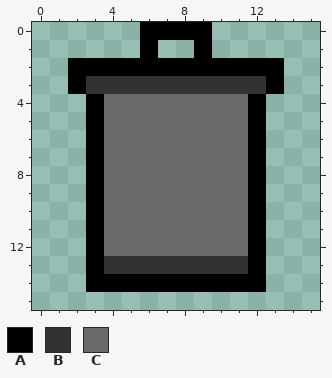
Pixel-art file, stored at Assets/Art/Sprites/environment/trash_can_01.aseprite. The first picture shows the starting point.
16x16 pixels, 1 frame.
Palette (. is transparent): A #000000  B #313332  C #696a6a
Pixels before, first column x 2:
 0 ....AAAA....
 1 ....A..A....
 2 AAAAAAAAAAAA
 3 ABBBBBBBBBBA
 4 .ACCCCCCCCA.
 5 .ACCCCCCCCA.
 6 .ACCCCCCCCA.
 7 .ACCCCCCCCA.
 8 .ACCCCCCCCA.
 9 .ACCCCCCCCA.
10 .ACCCCCCCCA.
11 .ACCCCCCCCA.
12 .ACCCCCCCCA.
13 .ABBBBBBBBA.
14 .AAAAAAAAAA.
The result:
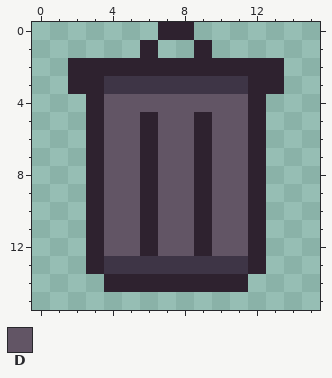
Colours new in this view: D #625565
Edits made:
Colour A changes from #000000 to #2e222f.
Colour B changes from #313332 to #3e3546.
The author changed colour B to colour A in row 3 at x 3 and 12.
The author changed colour C to colour A in rows 5 to 12 at x 6 and 9.
The author changed colour C to colour D in row 4 at x 4 to 11; in rows 5 to 12 at x 4 to 5, 7 to 8 and 10 to 11.
The author cleared colour A in row 0 at x 6 and 9; in row 14 at x 3 and 12.
Changed places in both pictures, as pixel boxes (x1, y1, x2, y2):
changed: (68, 22, 284, 292)
